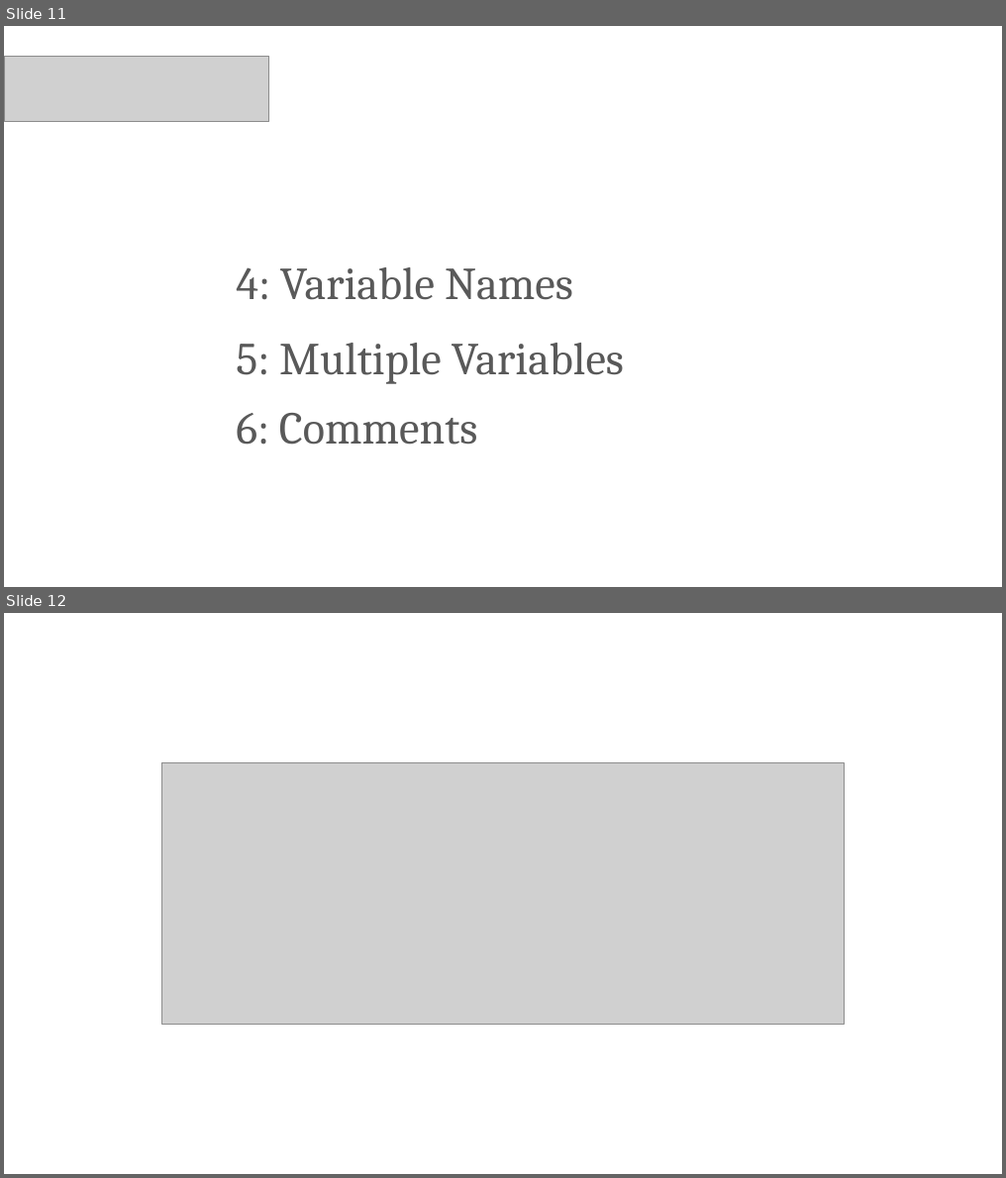
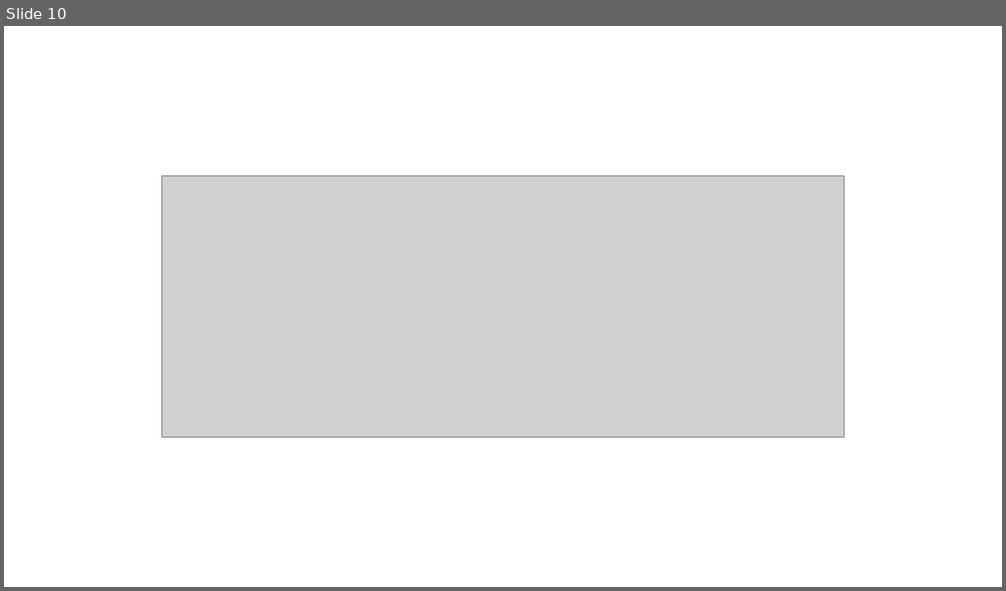
Before and after one commit to PracticumAI/python, a slide deck: presentations/01_getting_started.pptx. Shown one above the other, each under a label of ours: slides 11 and 12 before the commit, slide 10 after it. The pictures are 1006x1178 and 1006x591 pixels, drawn with LibreOffice and Linux fonts; fonts in the diff are those of the drawing; grey boxes stand for pictures. Boxes give left, top, right and bottom in pixels: in the first picture for what was removed or moved away, otherwise in the second. Text is boxed around its words. In the diff, an @@ line names an element or a change of style, - is before the commit and + after.

```diff
--- a/presentations/01_getting_started.pptx
+++ b/presentations/01_getting_started.pptx
@@ slide 11 removed at <box>4,26,1002,587</box>, background #FFFFFF @@
@@ picture removed at <box>4,56,269,122</box> @@
@@ title removed at <box>236,268,573,300</box> @@
-4: Variable Names
@@ text removed at <box>236,343,624,384</box> @@
-5: Multiple Variables
@@ text removed at <box>236,413,478,445</box> @@
-6: Comments
@@ what was slide 12 is now slide 10 @@
```
Also in this commit, not shown: 1 slide changed, 2 slides added, 6 other slides removed, 4 other files.
